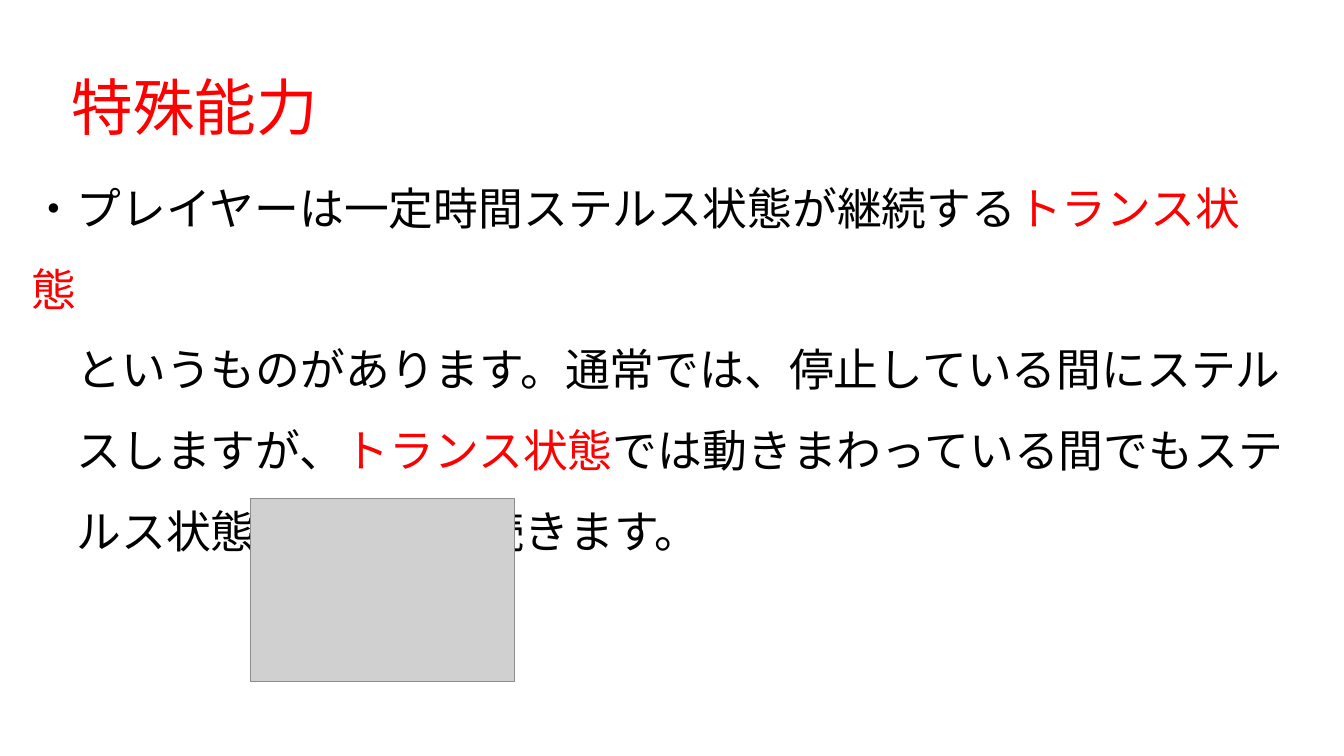
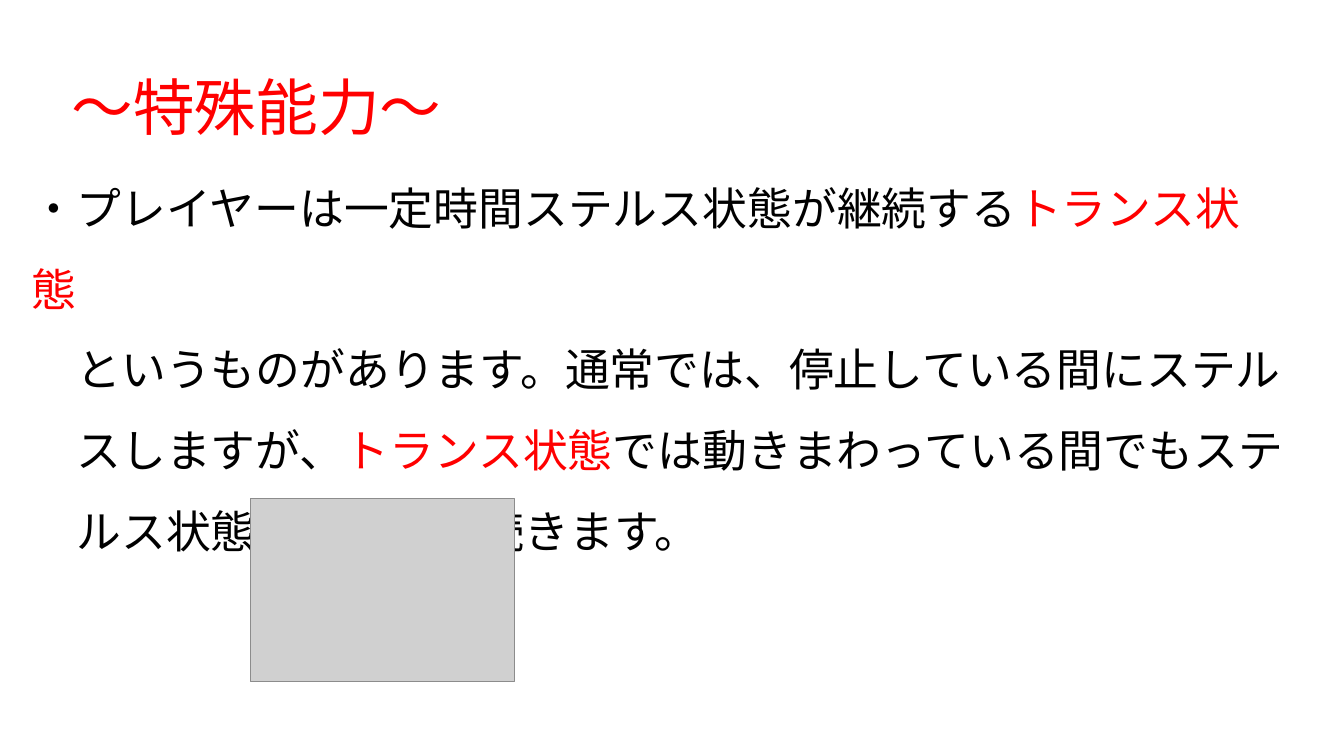
Before and after one commit to 1601323/Gameproject, a slide deck: slide 11 of AsoGameSho.pptx. Drawn at 1344x756 pixels with LibreOffice and Linux fonts; fonts in the diff are those of the drawing; grey boxes stand for pictures; background and template pictures are left out. Boxes give left, top, right and bottom in pixels: in the first picture for what was removed or moved away, otherwise in the second. Text is boxed around its words. In the diff, an @@ line names an element or a change of style, - is before the commit and + after.

```diff
--- a/AsoGameSho.pptx
+++ b/AsoGameSho.pptx
@@ text at (72, 78, 442, 136): text changed @@
-特殊能力
+～特殊能力～
```
Also in this commit, not shown: 5 other slides changed.
